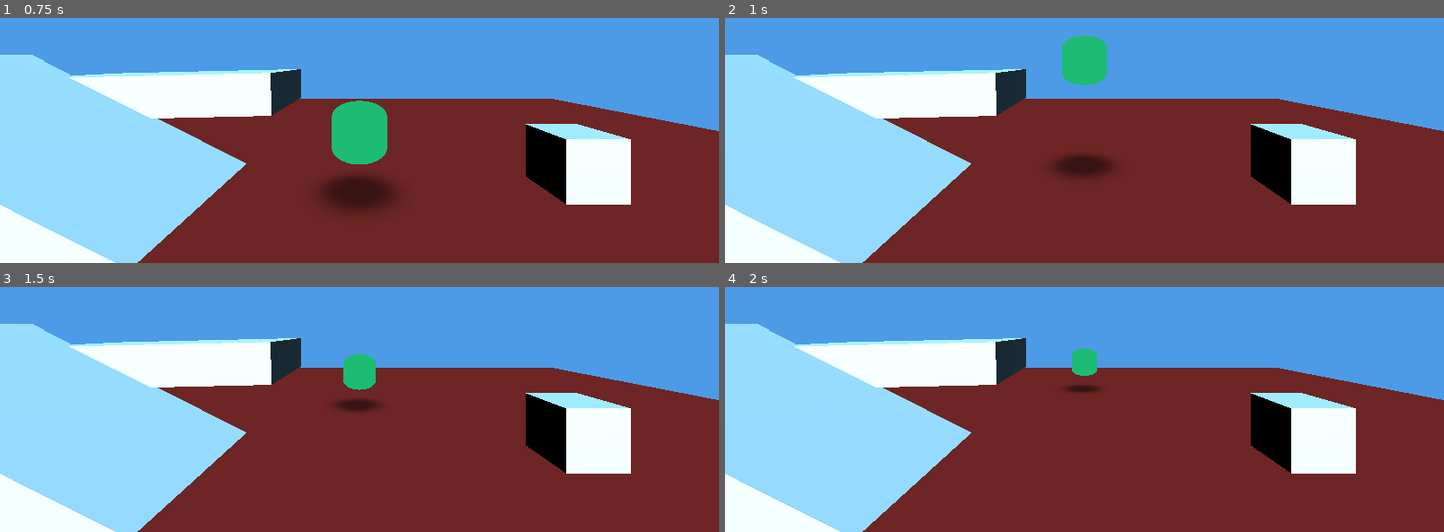
Above: before the commit, frames 1-4 (two rows, left to right).
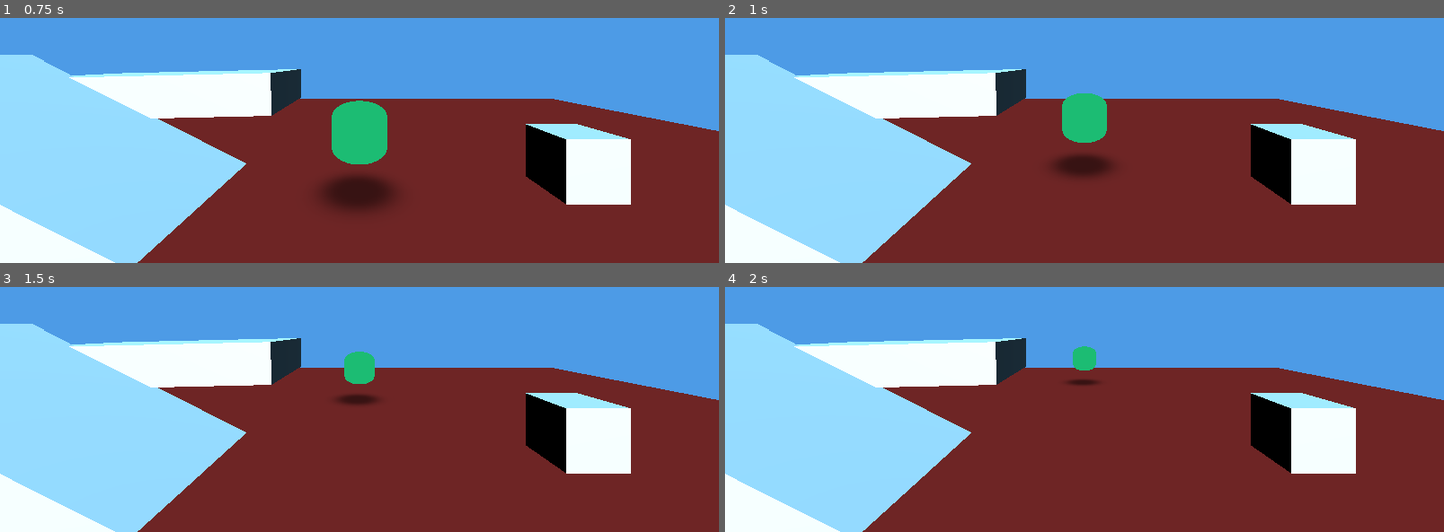
Above: after the commit, the same moments.

Repository: mcthaydt/cabaret-template
Game: Godot game, scene res://templates/base_scene_template.tscn
Same seed, same stepped clock (60 frames per second), same inputs: the game is played once before the commit and once after it.
Inputs (mouse positions are in pixels of both pictures, inside the frame that each line leads up to):
- Up to frame 1 (0.75 s): tap Enter at 0.5 s; move the mouse to (395, 59) at 0.52 s; hold W (move_forward) from 0.53 s (still down); tap Shift (sprint) at 0.6 s; click (395, 59) at 0.67 s
- Up to frame 2 (1 s): keep holding W (move_forward); tap Space (jump) at 0.77 s
- Up to frame 3 (1.5 s): keep holding W (move_forward); move the mouse to (323, 331) at 1.27 s; tap Alt at 1.35 s
- Up to frame 4 (2 s): keep holding W (move_forward); tap Space (jump) at 1.52 s

Frame 1 is identical in both runs. In frame 2, 2.2% of the frame differs, in the area x 46-54%, y 7-51%; in frame 3, 0.4%; in frame 4, 0.3%.
Error after the commit: Parse Error: Used tab character for indentation instead of space as used before in the file. (res://scripts/ecs/systems/s_jump_system.gd:10)

Commit message:
refactor: consolidate ecs system helpers

Diff:
--- a/scripts/ecs/systems/s_align_with_surface_system.gd
+++ b/scripts/ecs/systems/s_align_with_surface_system.gd
@@ -8,9 +8,6 @@
 	var now := ECS_UTILS.get_current_time()
 
 	for component in get_components(ALIGN_TYPE):
-		if component == null:
-			continue
-
 		var align_component: C_AlignWithSurfaceComponent = component as C_AlignWithSurfaceComponent
 		if align_component == null:
 			continue
--- a/scripts/ecs/systems/s_floating_system.gd
+++ b/scripts/ecs/systems/s_floating_system.gd
@@ -14,9 +14,6 @@
 	var now: float = ECS_UTILS.get_current_time()
 
 	for component in get_components(FLOATING_TYPE):
-		if component == null:
-			continue
-
 		var floating_component: C_FloatingComponent = component as C_FloatingComponent
 		if floating_component == null:
 			continue
--- a/scripts/ecs/systems/s_input_system.gd
+++ b/scripts/ecs/systems/s_input_system.gd
@@ -28,9 +28,6 @@
     var sprint_pressed := Input.is_action_pressed(sprint_action)
 
     for component in get_components(INPUT_TYPE):
-        if component == null:
-            continue
-
         var input_component: C_InputComponent = component as C_InputComponent
         if input_component == null:
             continue
--- a/scripts/ecs/systems/s_jump_system.gd
+++ b/scripts/ecs/systems/s_jump_system.gd
@@ -9,13 +9,10 @@
     var now: float = ECS_UTILS.get_current_time()
     var floating_by_body: Dictionary = ECS_UTILS.map_components_by_body(get_manager(), FLOATING_TYPE)
 
-    for component in get_components(JUMP_TYPE):
-        if component == null:
-            continue
-
-        var body = component.get_character_body()
-        if body == null:
-            continue
+	for component in get_components(JUMP_TYPE):
+		var body = component.get_character_body()
+		if body == null:
+			continue
 
         var input_component = component.get_input_component()
         if input_component == null:
--- a/scripts/ecs/systems/s_landing_indicator_system.gd
+++ b/scripts/ecs/systems/s_landing_indicator_system.gd
@@ -7,9 +7,6 @@
 
 func process_tick(_delta: float) -> void:
 	for base_component in get_components(COMPONENT_TYPE):
-		if base_component == null:
-			continue
-
 		var component: C_LandingIndicatorComponent = base_component as C_LandingIndicatorComponent
 		if component == null:
 			continue
--- a/scripts/ecs/systems/s_movement_system.gd
+++ b/scripts/ecs/systems/s_movement_system.gd
@@ -10,9 +10,6 @@
 	var current_time := ECS_UTILS.get_current_time()
 
 	for component in get_components(MOVEMENT_TYPE):
-		if component == null:
-			continue
-
 		var body = component.get_character_body()
 		if body == null:
 			continue
--- a/scripts/ecs/systems/s_rotate_to_input_system.gd
+++ b/scripts/ecs/systems/s_rotate_to_input_system.gd
@@ -6,9 +6,6 @@
 
 func process_tick(delta: float) -> void:
 	for component in get_components(ROTATE_TYPE):
-		if component == null:
-			continue
-
 		var target = component.get_target_node()
 		if target == null:
 			continue
Not shown, changed: docs/ecs/ecs_refactor_plan.md
Not shown, changed: docs/ecs/ecs_refactor_prd.md
